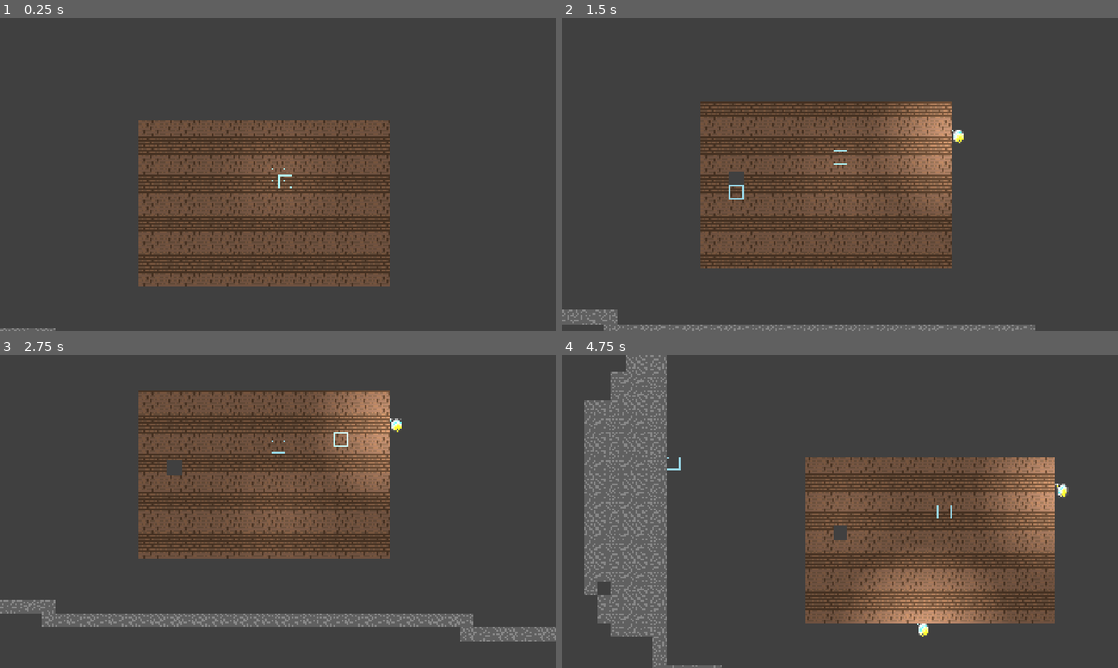
Above: before the commit, frames 1-4 (two rows, left to right).
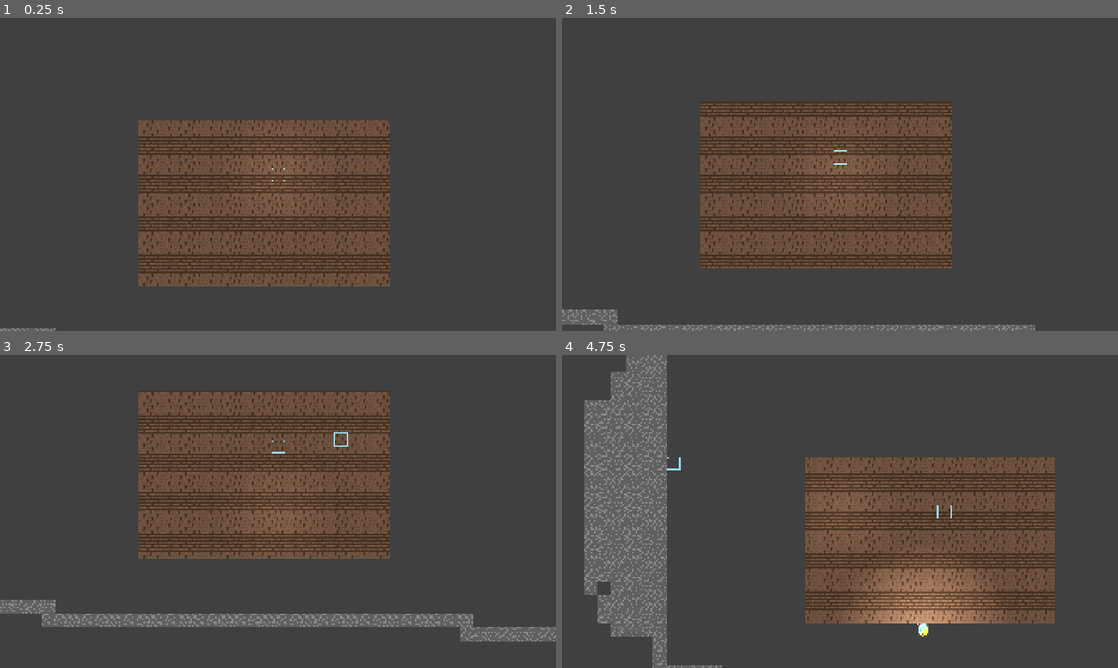
Above: after the commit, the same moments.

Repository: TheBlackDragon4/HS-GameJam2025
Game: Godot game, scene res://scenes/world.tscn
Same seed, same stepped clock (60 frames per second), same inputs: the game is played once before the commit and once after it. The engine's default icon, where the game draws it, is replaced by a stand-in: a white triangle on a blue panel in a dark square.
Inputs (mouse positions are in pixels of both pictures, inside the frame that each line leads up to):
- Up to frame 1 (0.25 s): no input
- Up to frame 2 (1.5 s): tap Enter at 0.5 s; move the mouse to (962, 158) at 0.52 s; hold E (menu right) 0.53-1.28 s; right-click (962, 158) at 0.6 s; tap Space at 1.25 s; move the mouse to (728, 190) at 1.27 s; hold S (down) from 1.28 s (still down); tap X (destroy) at 1.35 s
- Up to frame 3 (2.75 s): move the mouse to (333, 442) at 2.02 s; release S (down) at 2.03 s; hold E (menu right) from 2.03 s (still down); tap R (rotate) at 2.1 s
- Up to frame 4 (4.75 s): move the mouse to (812, 574) at 2.77 s; release E (menu right) at 2.78 s; hold W (up) 2.78-3.53 s; right-click (812, 574) at 2.85 s; move the mouse to (1006, 558) at 3.52 s; hold A (left) from 3.53 s (still down); tap X (destroy) at 3.6 s; move the mouse to (673, 464) at 4.27 s; tap R (rotate) at 4.35 s

The runs differ from the first frame. In frame 1, less than 0.1% of the frame differs, in the area x 50-53%, y 50-55%; in frame 2, 2.9%; in frame 3, 4.8%; in frame 4, 7.6%, in the area x 4-92%, y 0-100%.

Commit message:
Mouse Center on Loadup
Hide Cursor and center mouse to screen center for the arcade usage

Diff:
--- a/scenes/world_border.tscn
+++ b/scenes/world_border.tscn
@@ -86,7 +86,7 @@
 
 [node name="AnimatedSprite2D" type="AnimatedSprite2D" parent="RigidBody2D"]
 sprite_frames = SubResource("SpriteFrames_lsgwp")
-frame_progress = 0.248104
+frame_progress = 0.392752
 script = ExtResource("2_sxw8n")
 
 [node name="Area2D" type="Area2D" parent="RigidBody2D/AnimatedSprite2D"]
--- a/scripts/player.gd
+++ b/scripts/player.gd
@@ -1,12 +1,14 @@
 extends CharacterBody2D
 
-var _movementspeed = 100
+@onready var _map1 = get_parent().get_parent().find_child("map1")
+
+@export var _movementspeed = 100
+
 var _grid_size = 16
 
 var sprite_position = Vector2()
 var motion = Vector2()
 var selected_tile = Vector2i(0,0)
-var _map1
 
 var tab = 0
 var index = 1
--- a/scripts/world.gd
+++ b/scripts/world.gd
@@ -1,3 +1,14 @@
 extends Node2D
 
+var screenSize = Vector2()
+var maxTime = 5000
+var time = 0
+
 #load all required scenes and spawn their instances on startup
+func _ready() -> void:
+	Input.set_mouse_mode(Input.MOUSE_MODE_HIDDEN)
+	screenSize = get_viewport_rect().size
+
+func _process(delta: float) -> void:
+	if Time.get_ticks_msec() < maxTime:
+		Input.warp_mouse(screenSize/2)
Not shown: 1 places in scenes/TileMap.tscn that only renumber resources
